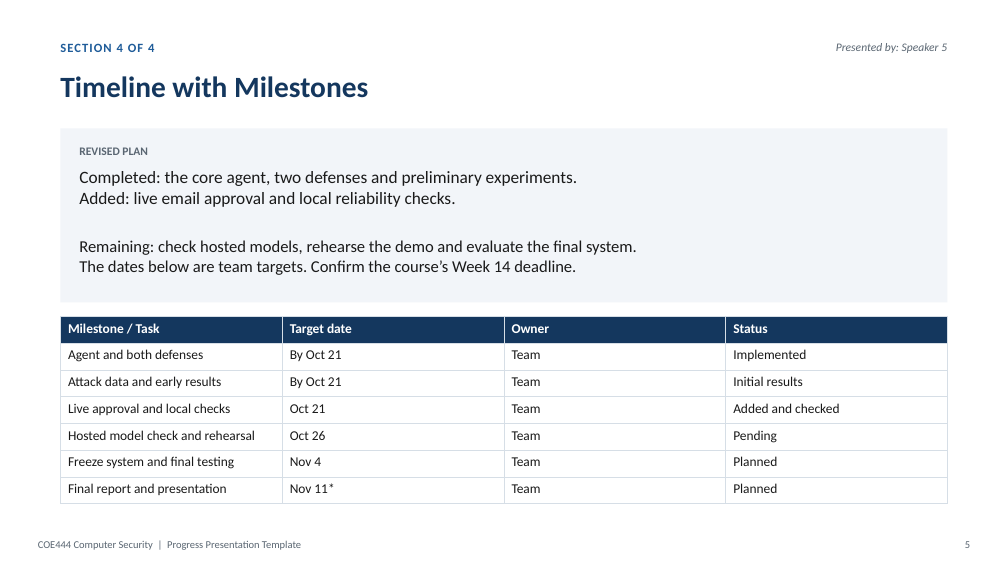
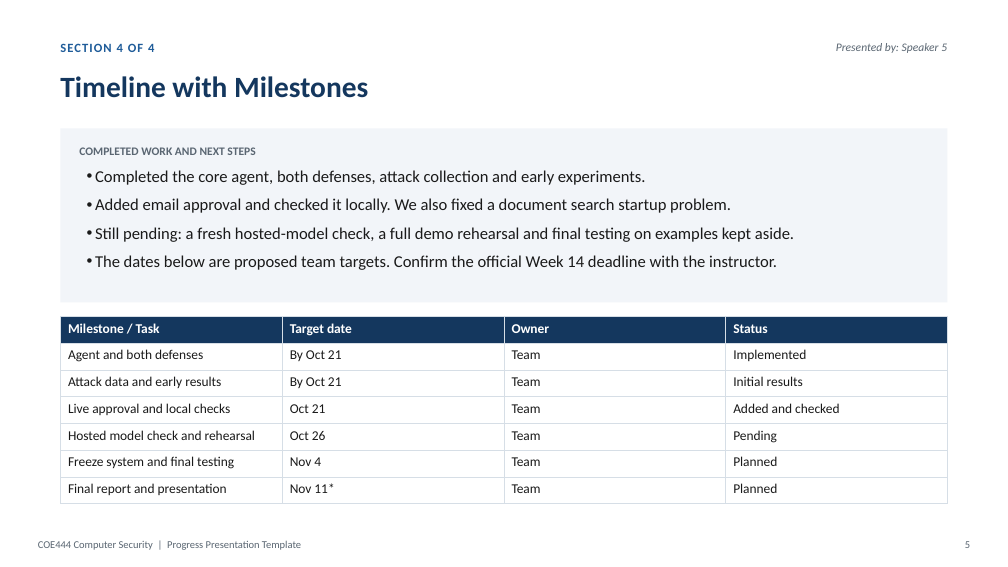
Before and after one commit to YYYoussef-Abdelmoneim/coe444-prompt-injection, a slide deck: slide 5 of docs/presentation/COE444_Progress_Report_Final.pptx. Drawn at 1008x567 pixels with LibreOffice and Linux fonts; fonts in the diff are those of the drawing. Boxes give left, top, right and bottom in pixels: in the first picture for what was removed or moved away, otherwise in the second. Text is boxed around its words. In the diff, an @@ line names an element or a change of style, - is before the commit and + after.

```diff
--- a/docs/presentation/COE444_Progress_Report_Final.pptx
+++ b/docs/presentation/COE444_Progress_Report_Final.pptx
@@ text at (x1=79, y1=147, x2=255, y2=155): text changed @@
-REVISED PLAN
+COMPLETED WORK AND NEXT STEPS
@@ text at (x1=95, y1=170, x2=794, y2=270): text changed; size 16.5 to 15.8 pt @@
-Completed: the core agent, two defenses and preliminary experiments.
-Added: live email approval and local reliability checks.
+• Completed the core agent, both defenses, attack collection and early experiments.
+• Added email approval and checked it locally. We also fixed a document search startup problem.
+• Still pending: a fresh hosted-model check, a full demo rehearsal and final testing on examples kept aside.
+• The dates below are proposed team targets. Confirm the official Week 14 deadline with the instructor.
@@ text removed at (x1=79, y1=240, x2=637, y2=275) @@
-Remaining: check hosted models, rehearse the demo and evaluate the final system.
-The dates below are team targets. Confirm the course’s Week 14 deadline.
```
Also in this commit, not shown: 3 other slides changed.
